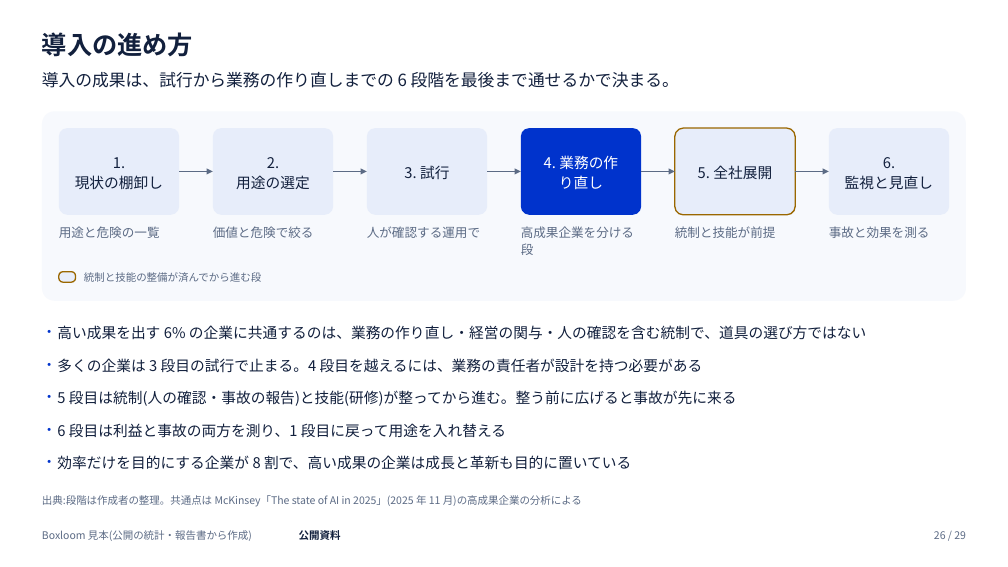
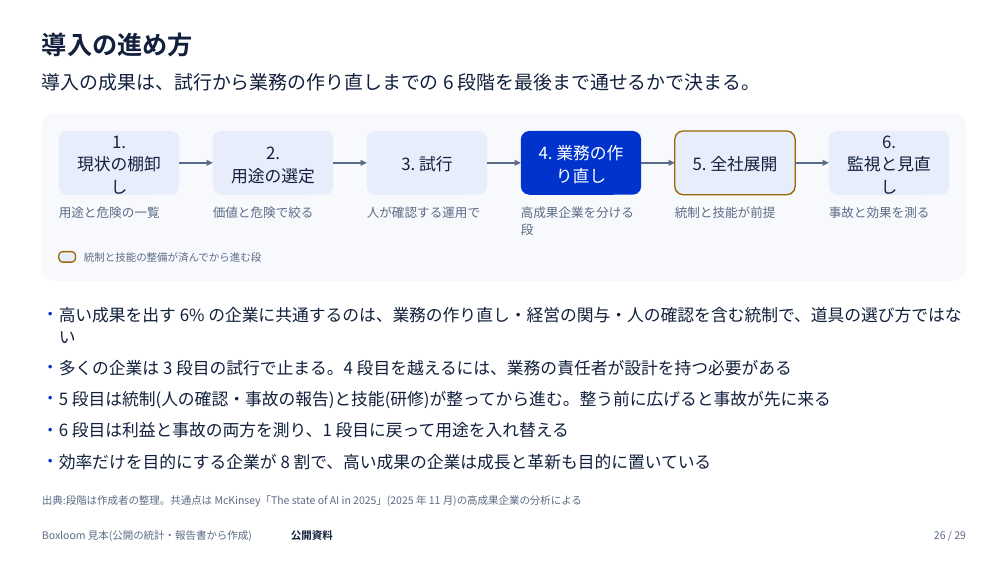
Before and after one commit to tjst-t/boxloom, a slide deck: slide 26 of boxloom/out/ai_society_light.pptx. Drawn at 1008x567 pixels with LibreOffice and Linux fonts; fonts in the diff are those of the drawing. Boxes give left, top, right and bottom in pixels: in the first picture for what was removed or moved away, otherwise in the second. Text is boxed around its words. In the diff, an @@ line names an element or a change of style, - is before the commit and + after.

```diff
--- a/boxloom/out/ai_society_light.pptx
+++ b/boxloom/out/ai_society_light.pptx
@@ text "導入の成果は、試行から業務の作り直しまでの 6 段階を最後まで通せるかで決まる。" at [42, 73, 760, 91]: size 16 to 18 pt; line spacing 21.6pt to 24.3pt @@
@@ rounded rectangle at [42, 114, 966, 281]: proportions changed @@
@@ rounded rectangle: place and size @@
-rounded rectangle at [42, 111, 966, 301]
+rounded rectangle at [42, 114, 966, 281]
@@ rounded rectangle "1.": place and size @@
-rounded rectangle "1." at [59, 128, 179, 215]
+rounded rectangle "1." at [59, 131, 179, 194]
@@ rounded rectangle "2.": place and size @@
-rounded rectangle "2." at [212, 128, 333, 215]
+rounded rectangle "2." at [212, 131, 333, 194]
@@ rounded rectangle "3. 試行": place and size @@
-rounded rectangle "3. 試行" at [367, 128, 487, 215]
+rounded rectangle "3. 試行" at [367, 131, 487, 194]
@@ rounded rectangle "4. 業務の作り直し": place and size @@
-rounded rectangle "4. 業務の作り直し" at [521, 128, 641, 215]
+rounded rectangle "4. 業務の作り直し" at [521, 131, 641, 194]
@@ rounded rectangle "4. 業務の作り直し" at [521, 131, 641, 194]: proportions changed @@
@@ text in rounded rectangle at [539, 145, 623, 184]: text changed; size 14 to 16 pt @@
-4. 業務の作
-り直し
+4. 業務の作り直し
@@ rounded rectangle "5. 全社展開": place and size @@
-rounded rectangle "5. 全社展開" at [675, 128, 796, 215]
+rounded rectangle "5. 全社展開" at [675, 131, 796, 194]
@@ size 14 to 16 pt; line spacing 18.9pt to 21.6pt; proportions changed in 5 elements at [59, 131, 179, 194], [212, 131, 333, 194], [367, 131, 487, 194], [675, 131, 796, 194], [829, 131, 949, 194] @@
@@ rounded rectangle "6.": place and size @@
-rounded rectangle "6." at [829, 128, 949, 215]
+rounded rectangle "6." at [829, 131, 949, 194]
@@ 5 arrows: place and size @@
-5 arrows at [179, 172, 829, 172]
+5 arrows at [179, 163, 829, 163]
@@ text at [521, 206, 634, 235]: text changed @@
-高成果企業を分ける
-段
+高成果企業を分ける段
@@ 5 texts, 1 rounded rectangle: place and size @@
-5 texts, 1 rounded rectangle at [59, 226, 930, 282]
+5 texts, 1 rounded rectangle at [59, 206, 930, 262]
@@ text "統制と技能の整備が済んでから進む段": place and size @@
-text "統制と技能の整備が済んでから進む段" at [84, 272, 261, 282]
+text "統制と技能の整備が済んでから進む段" at [84, 252, 261, 262]
@@ text "高い成果を出す 6% の企業に共通するのは、業務の作り直し・経営の関与・人の確認を含む統制で、道具の選び方ではない": place and size @@
-text "高い成果を出す 6% の企業に共通するのは、業務の作り直し・経営の関与・人の確認を含む統制で、道具の選び方ではない" at [57, 325, 866, 340]
+text "高い成果を出す 6% の企業に共通するのは、業務の作り直し・経営の関与・人の確認を含む統制で、道具の選び方ではない" at [59, 307, 961, 470]
@@ text at [59, 307, 961, 343]: size 14 to 16 pt in "高い成果を出す 6% の企業に共通するのは、業務の作り直し・経営の関与・人の確認を含む統制で、道具の選び方ではない"; indent changed; line spacing 18.9pt to 21.6pt @@
@@ text removed at [57, 358, 703, 372] @@
-・ 多くの企業は 3 段目の試行で止まる。4 段目を越えるには、業務の責任者が設計を持つ必要がある
@@ text at [59, 360, 831, 470]: paragraphs added @@
+・ 多くの企業は 3 段目の試行で止まる。4 段目を越えるには、業務の責任者が設計を持つ必要がある
+・ 5 段目は統制(人の確認・事故の報告)と技能(研修)が整ってから進む。整う前に広げると事故が先に来る
+・ 6 段目は利益と事故の両方を測り、1 段目に戻って用途を入れ替える
+・ 効率だけを目的にする企業が 8 割で、高い成果の企業は成長と革新も目的に置いている
@@ text removed at [57, 390, 737, 406] @@
-・ 5 段目は統制(人の確認・事故の報告)と技能(研修)が整ってから進む。整う前に広げると事故が先に来る
@@ text removed at [57, 423, 506, 438] @@
-・ 6 段目は利益と事故の両方を測り、1 段目に戻って用途を入れ替える
@@ text removed at [57, 455, 631, 470] @@
-・ 効率だけを目的にする企業が 8 割で、高い成果の企業は成長と革新も目的に置いている
@@ text "公開資料" rewrapped from [299, 530, 341, 540] to [291, 528, 333, 542] @@
```
Also in this commit, not shown: 28 other slides changed, 32 other files.
